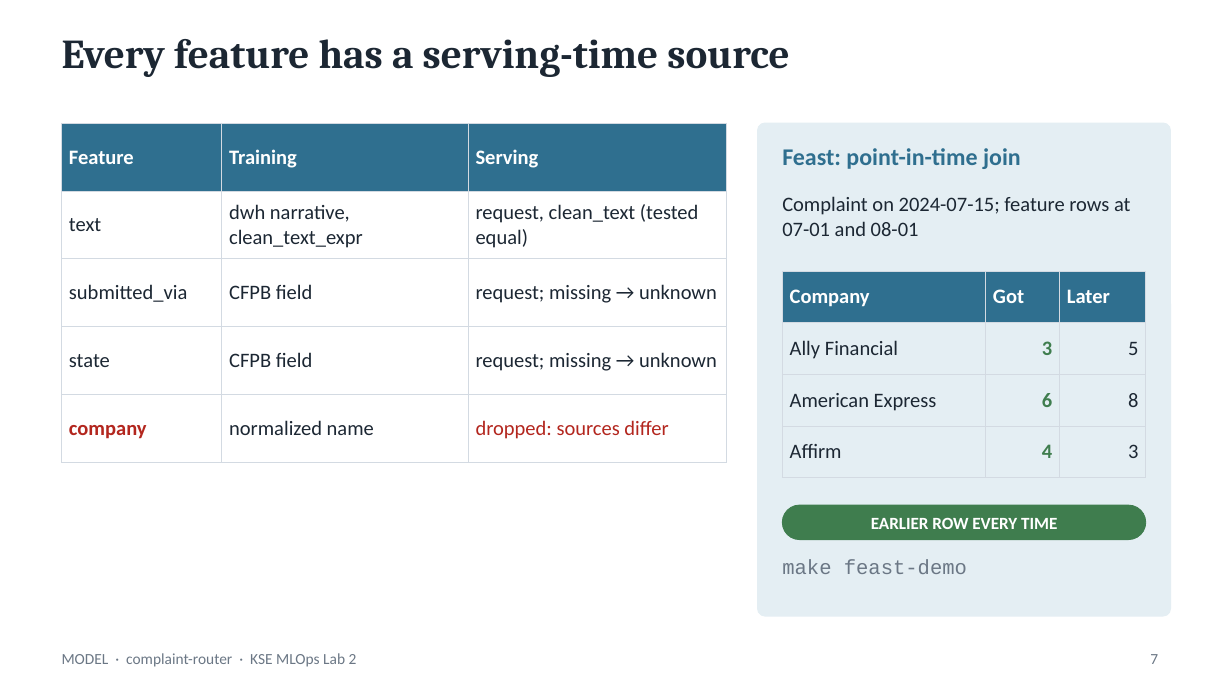
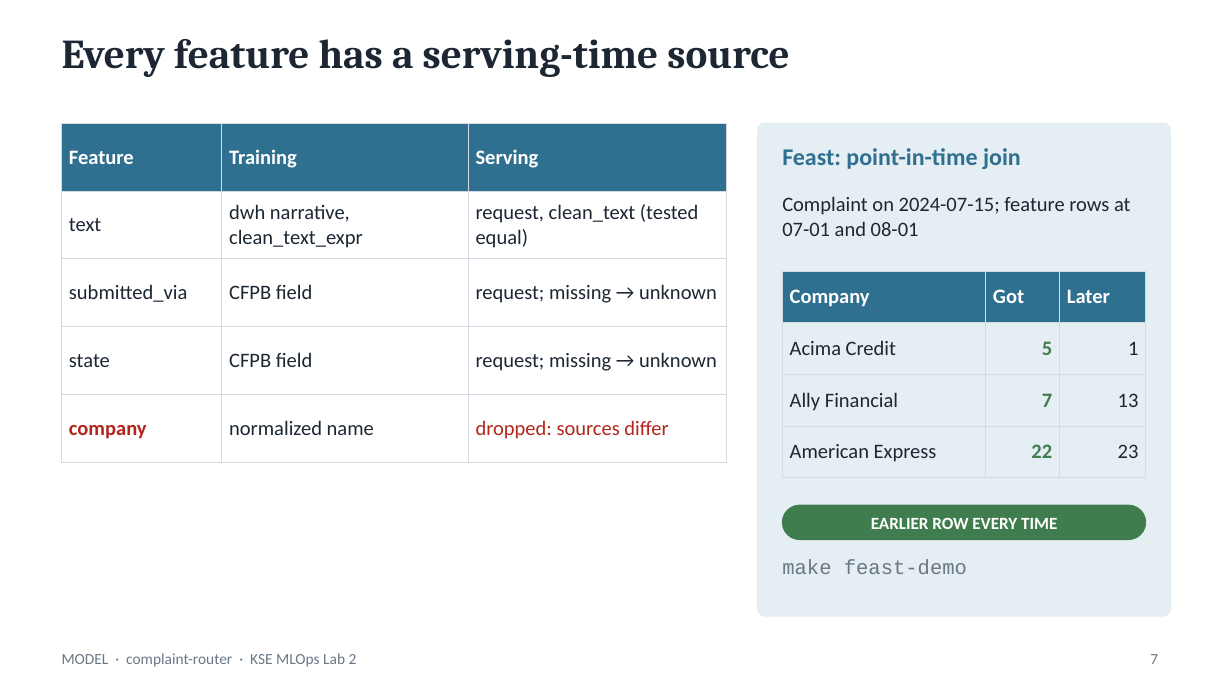
Before and after one commit to goodfrog33/kse-mlops-complaint-router, a slide deck: slide 7 of docs/presentation/complaint-router-lab2.pptx. Drawn at 1232x693 pixels with LibreOffice and Linux fonts; fonts in the diff are those of the drawing. Boxes give left, top, right and bottom in pixels: in the first picture for what was removed or moved away, otherwise in the second. Text is boxed around its words. In the diff, an @@ line names an element or a change of style, - is before the commit and + after.

```diff
--- a/docs/presentation/complaint-router-lab2.pptx
+++ b/docs/presentation/complaint-router-lab2.pptx
@@ table at <box>782,271,1146,466</box> @@
-row 2: Ally Financial | 3 | 5
+row 2: Acima Credit | 5 | 1
-row 3: American Express | 6 | 8
+row 3: Ally Financial | 7 | 13
-row 4: Affirm | 4 | 3
+row 4: American Express | 22 | 23
```
Also in this commit, not shown: 9 other slides changed, 10 other files.
